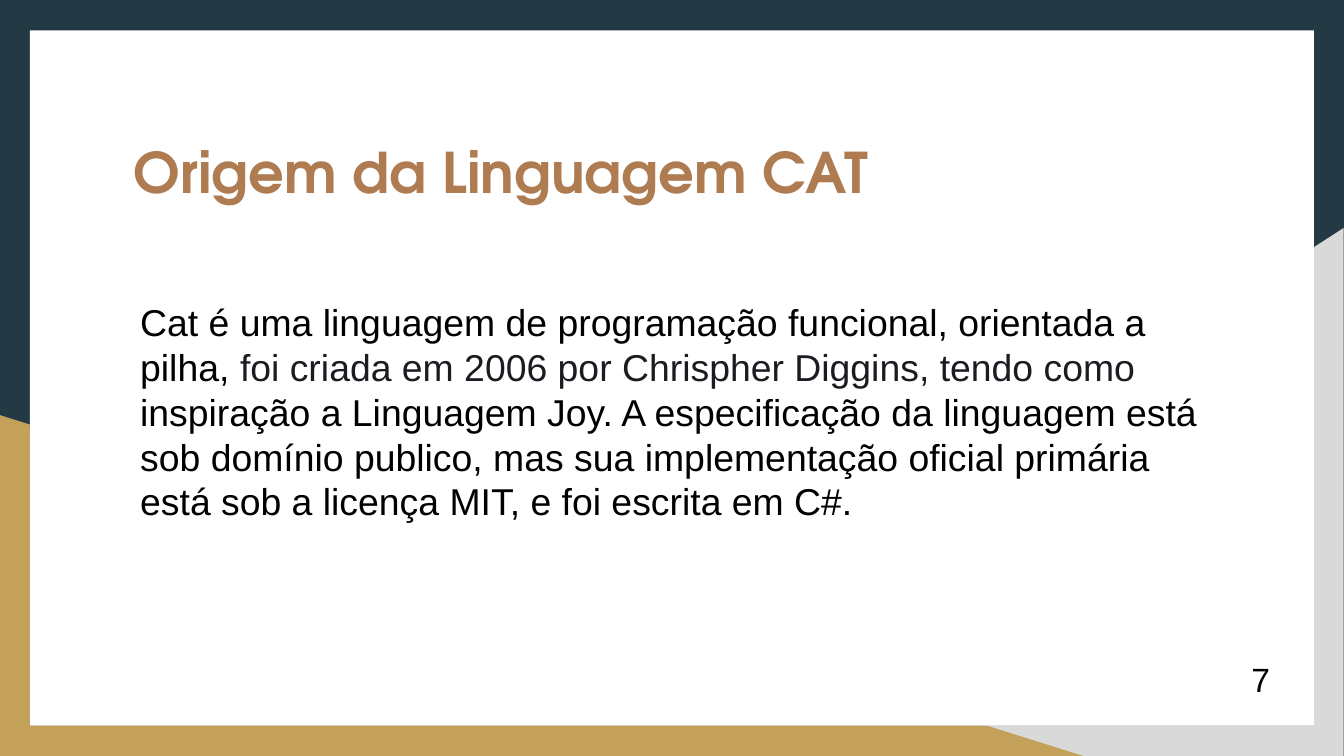
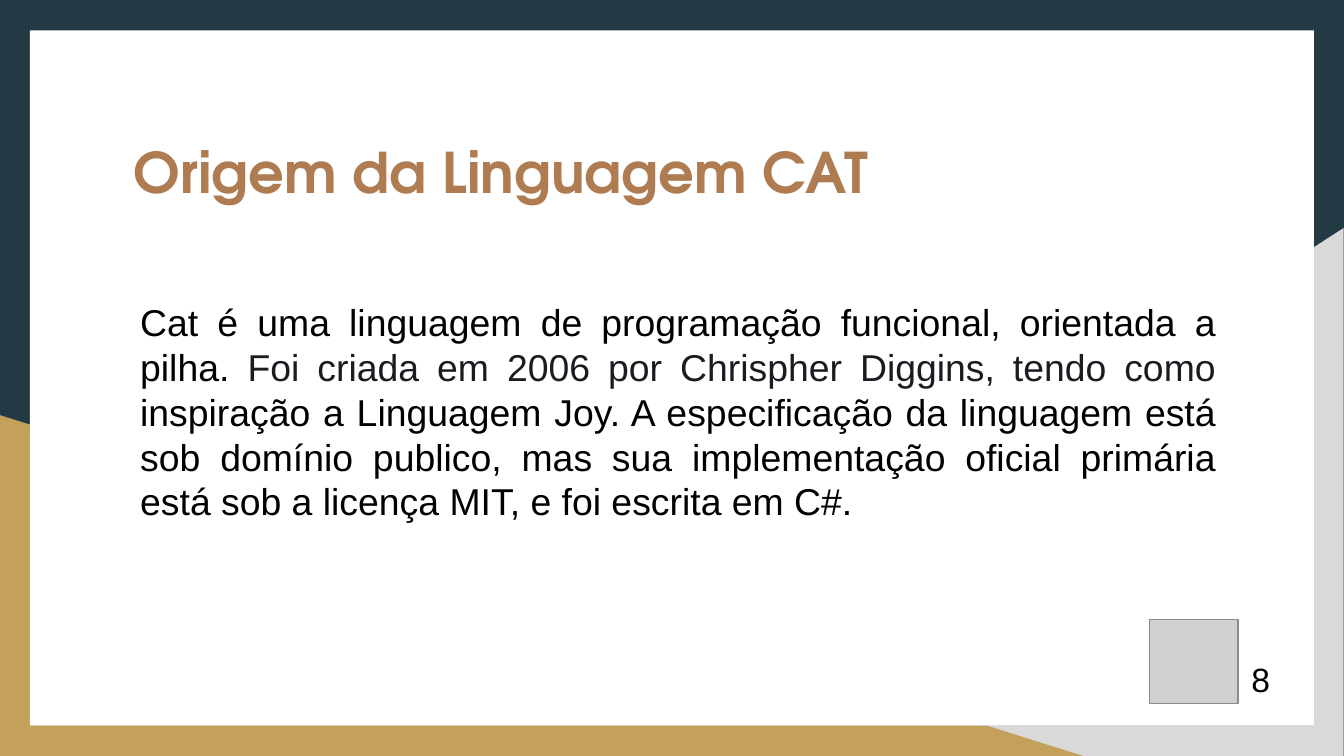
Before and after one commit to wellshiniti/Cat-Joy, a slide deck: slide 8 of PARADIGMA_FUNCIONAL__Linguagens_CAT_e_JOY_2.pptx (slide 6 before the commit). Drawn at 1344x756 pixels with LibreOffice and Linux fonts; fonts in the diff are those of the drawing; grey boxes stand for pictures. Boxes give left, top, right and bottom in pixels: in the first picture for what was removed or moved away, otherwise in the second. Text is boxed around its words. In the diff, an @@ line names an element or a change of style, - is before the commit and + after.

```diff
--- a/PARADIGMA_FUNCIONAL__Linguagens_CAT_e_JOY_2.pptx
+++ b/PARADIGMA_FUNCIONAL__Linguagens_CAT_e_JOY_2.pptx
@@ text at (x1=140, y1=308, x2=1216, y2=523): text changed @@
-Cat é uma linguagem de programação funcional, orientada a pilha, foi criada em 2006 por Chrispher Diggins, tendo como inspiração a Linguagem Joy. A especificação da linguagem está sob domínio publico, mas sua implementação oficial primária está sob a licença MIT, e foi escrita em C#.
+Cat é uma linguagem de programação funcional, orientada a pilha. Foi criada em 2006 por Chrispher Diggins, tendo como inspiração a Linguagem Joy. A especificação da linguagem está sob domínio publico, mas sua implementação oficial primária está sob a licença MIT, e foi escrita em C#.
@@ picture added at (x1=1150, y1=620, x2=1239, y2=703) @@
@@ text at (x1=1251, y1=668, x2=1270, y2=693): text changed @@
-7
+8
```
Also in this commit, not shown: 13 other slides changed, 1 slide added.
